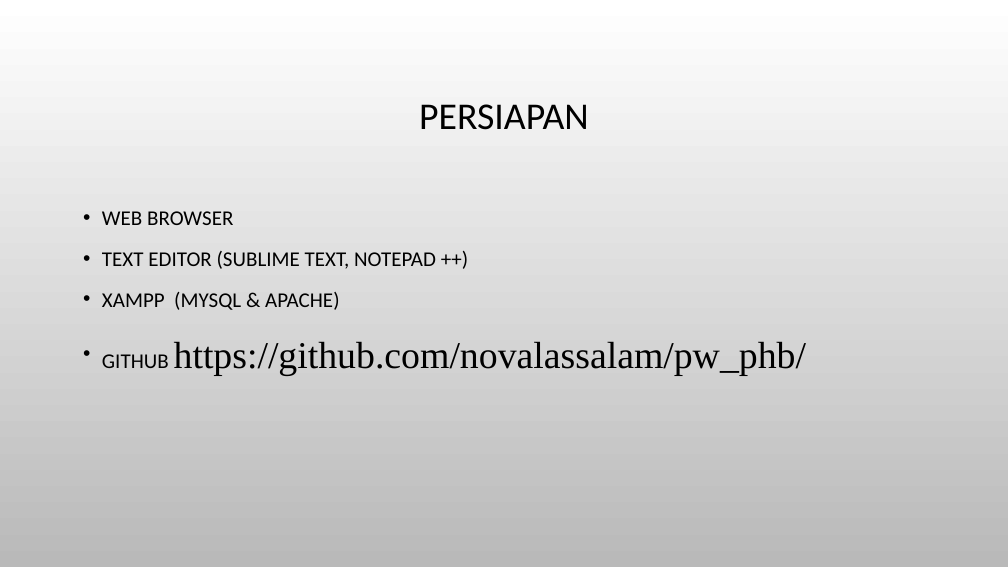
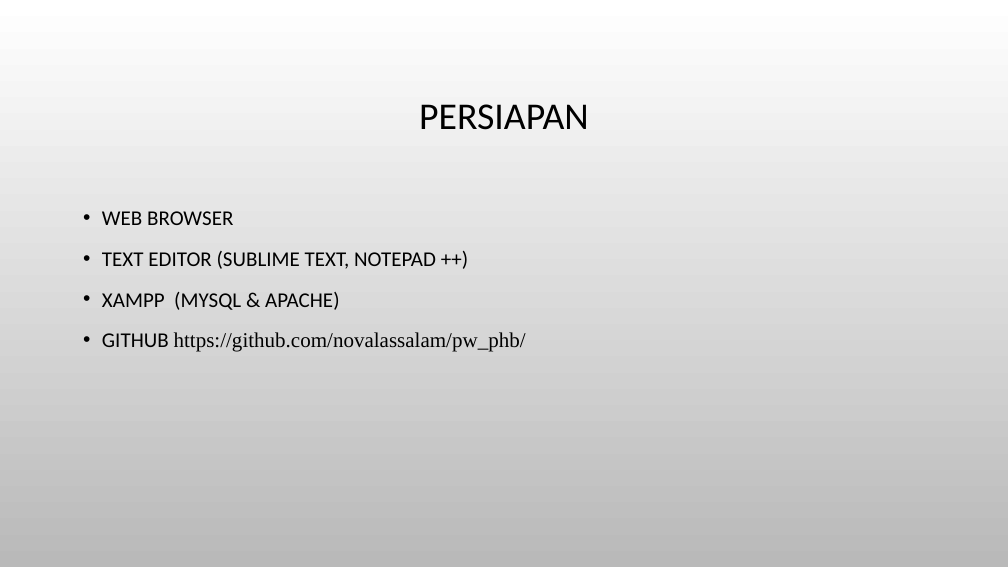
Before and after one commit to novalassalam/web-programming-360, a slide deck: slide 4 of materi pertemuan/PERTEMUAN 1.pptx. Drawn at 1008x567 pixels with LibreOffice and Linux fonts; fonts in the diff are those of the drawing; background and template pictures are left out. Boxes give left, top, right and bottom in pixels: in the first picture for what was removed or moved away, otherwise in the second. Text is boxed around its words. In the diff, an @@ line names an element or a change of style, - is before the commit and + after.

```diff
--- a/materi pertemuan/PERTEMUAN 1.pptx
+++ b/materi pertemuan/PERTEMUAN 1.pptx
@@ text at <box>102,332,526,352</box>: size 36 to 20 pt in "https://github.com/novalassalam/pw_phb/" @@
```
Also in this commit, not shown: 47 other files.
